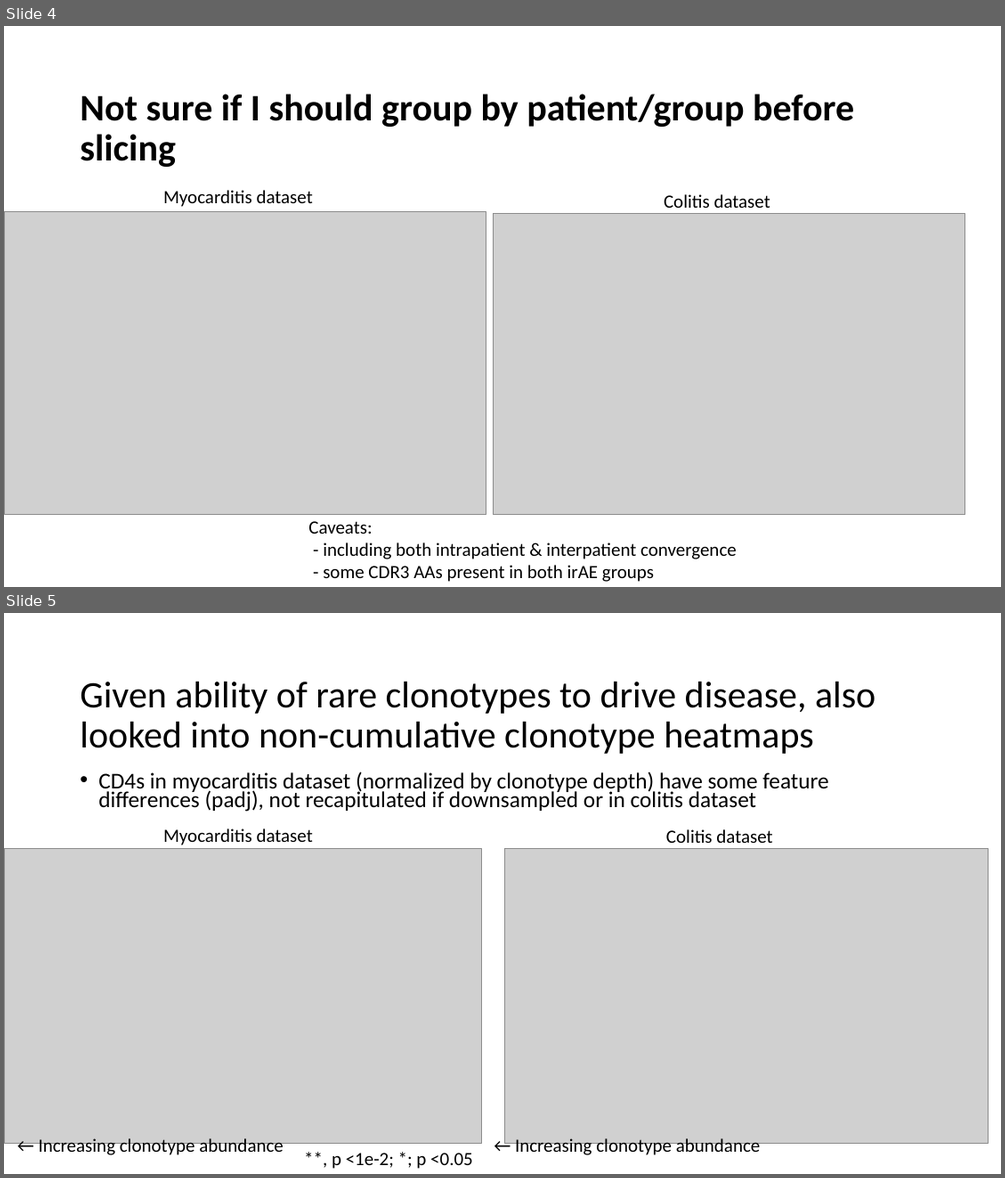
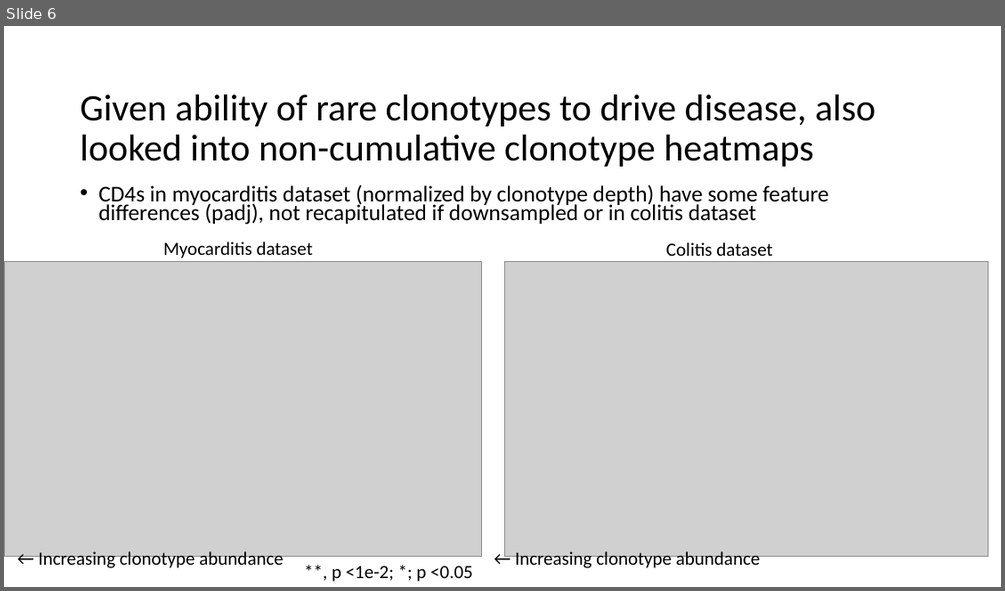
Before and after one commit to tybottorff/bottorffdocs, a slide deck: linsley_postdoc/presentations/weekly_meetings/1_18_24.pptx. Shown one above the other, each under a label of ours: slides 4 and 5 before the commit, slide 6 after it. The pictures are 1005x1178 and 1005x591 pixels, drawn with LibreOffice and Linux fonts; fonts in the diff are those of the drawing; grey boxes stand for pictures. Boxes give left, top, right and bottom in pixels: in the first picture for what was removed or moved away, otherwise in the second. Text is boxed around its words. In the diff, an @@ line names an element or a change of style, - is before the commit and + after.

```diff
--- a/linsley_postdoc/presentations/weekly_meetings/1_18_24.pptx
+++ b/linsley_postdoc/presentations/weekly_meetings/1_18_24.pptx
@@ slide 4 removed at box(4, 26, 1001, 587), background #FFFFFF @@
@@ title removed at box(80, 94, 854, 167) @@
-Not sure if I should group by patient/group before slicing
@@ picture removed at box(4, 211, 485, 515) @@
@@ text removed at box(163, 190, 313, 207) @@
-Myocarditis dataset
@@ text removed at box(663, 194, 770, 208) @@
-Colitis dataset
@@ picture removed at box(493, 214, 965, 515) @@
@@ text removed at box(308, 521, 736, 581) @@
-Caveats:
-- including both intrapatient & interpatient convergence
-- some CDR3 AAs present in both irAE groups
@@ what was slide 5 is now slide 6 @@
```
Also in this commit, not shown: 1 slide changed, 2 slides added.
